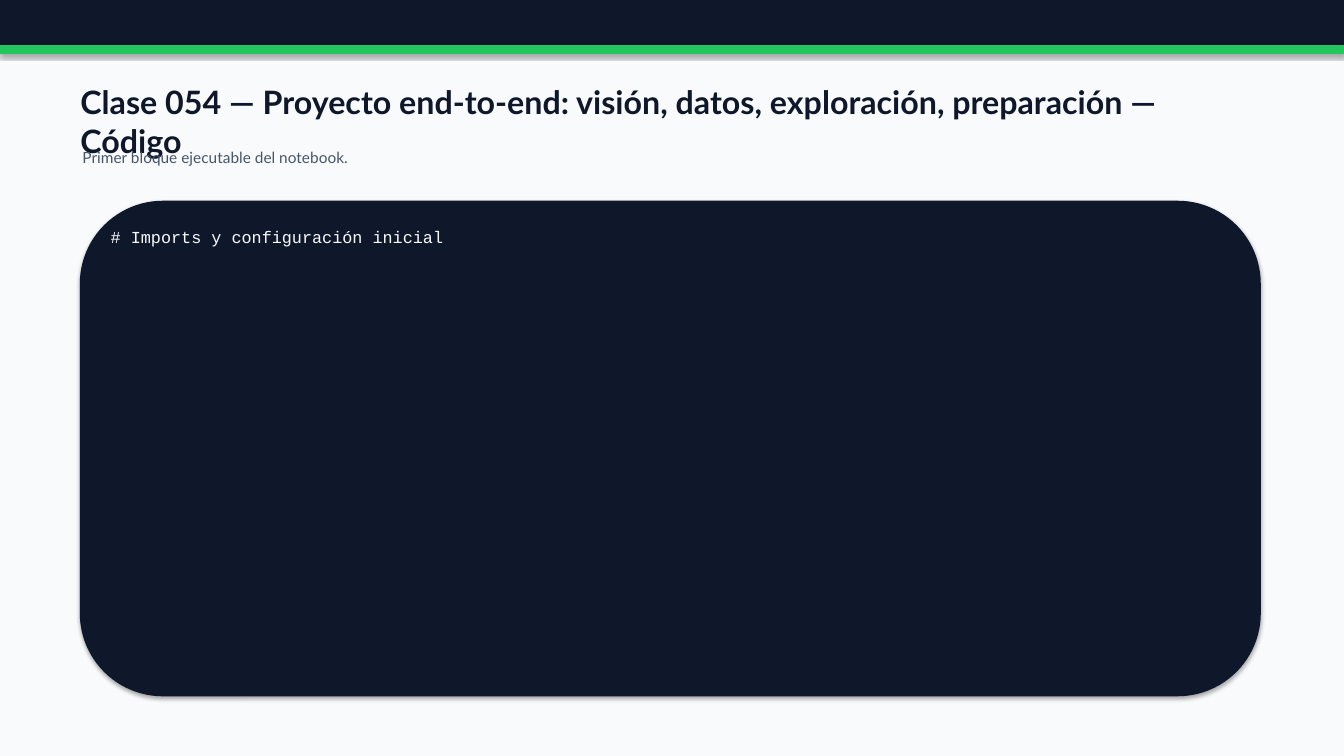
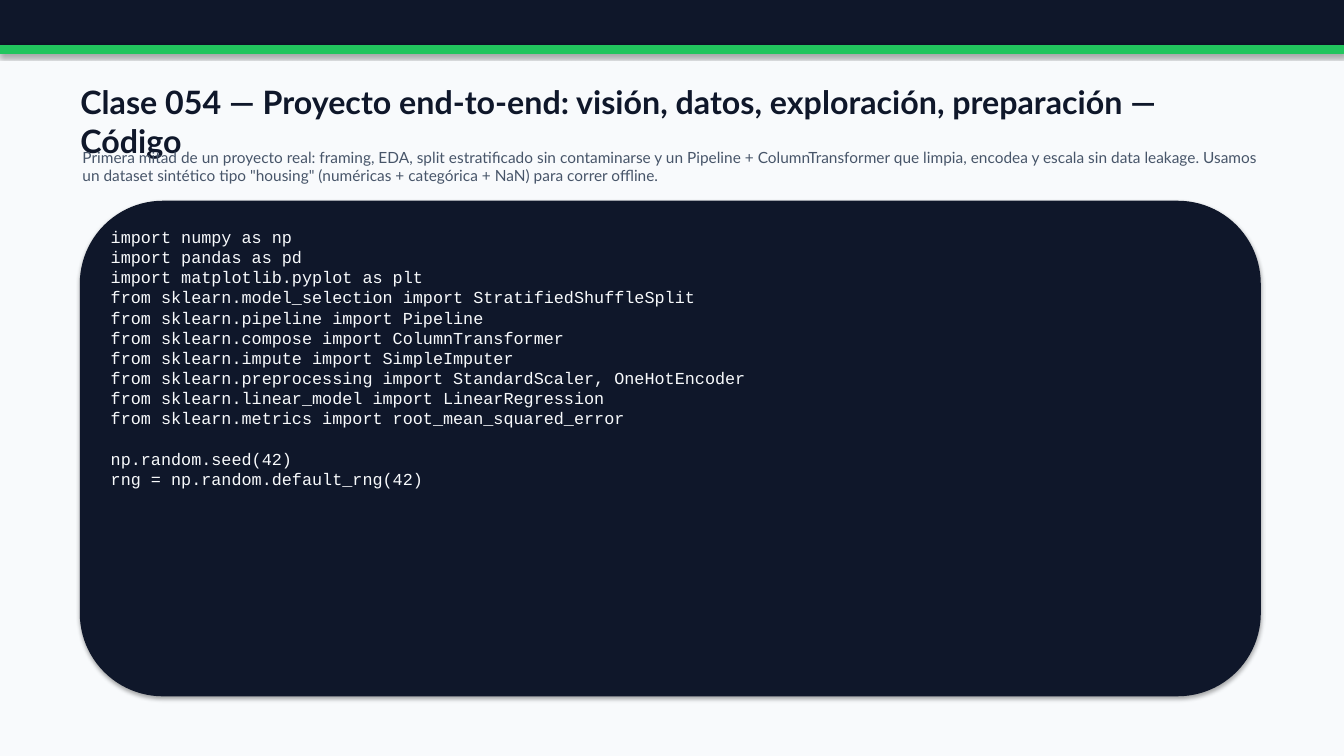
Before and after one commit to vladimiracunadev-create/python-data-science-bootcamp, a slide deck: slide 29 of docs/presentaciones/parts/parte-1-machine-learning-clasico-completa.pptx. Drawn at 1344x756 pixels with LibreOffice and Linux fonts; fonts in the diff are those of the drawing. Boxes give left, top, right and bottom in pixels: in the first picture for what was removed or moved away, otherwise in the second. Text is boxed around its words. In the diff, an @@ line names an element or a change of style, - is before the commit and + after.

```diff
--- a/docs/presentaciones/parts/parte-1-machine-learning-clasico-completa.pptx
+++ b/docs/presentaciones/parts/parte-1-machine-learning-clasico-completa.pptx
@@ text at box(82, 149, 1256, 184): text changed @@
-Primer bloque ejecutable del notebook.
+Primera mitad de un proyecto real: framing, EDA, split estratificado sin contaminarse y un Pipeline + ColumnTransformer que limpia, encodea y escala sin data leakage. Usamos un dataset sintético tipo "housing" (numéricas + categórica + NaN) para correr offline.
@@ text at box(111, 231, 745, 489): text changed @@
-# Imports y configuración inicial
+import numpy as np
+import pandas as pd
+import matplotlib.pyplot as plt
+from sklearn.model_selection import StratifiedShuffleSplit
+from sklearn.pipeline import Pipeline
+from sklearn.compose import ColumnTransformer
+from sklearn.impute import SimpleImputer
+from sklearn.preprocessing import StandardScaler, OneHotEncoder
+from sklearn.linear_model import LinearRegression
+from sklearn.metrics import root_mean_squared_error
+np.random.seed(42)
+rng = np.random.default_rng(42)
```
Also in this commit, not shown: 42 other slides changed, 19 other files.
